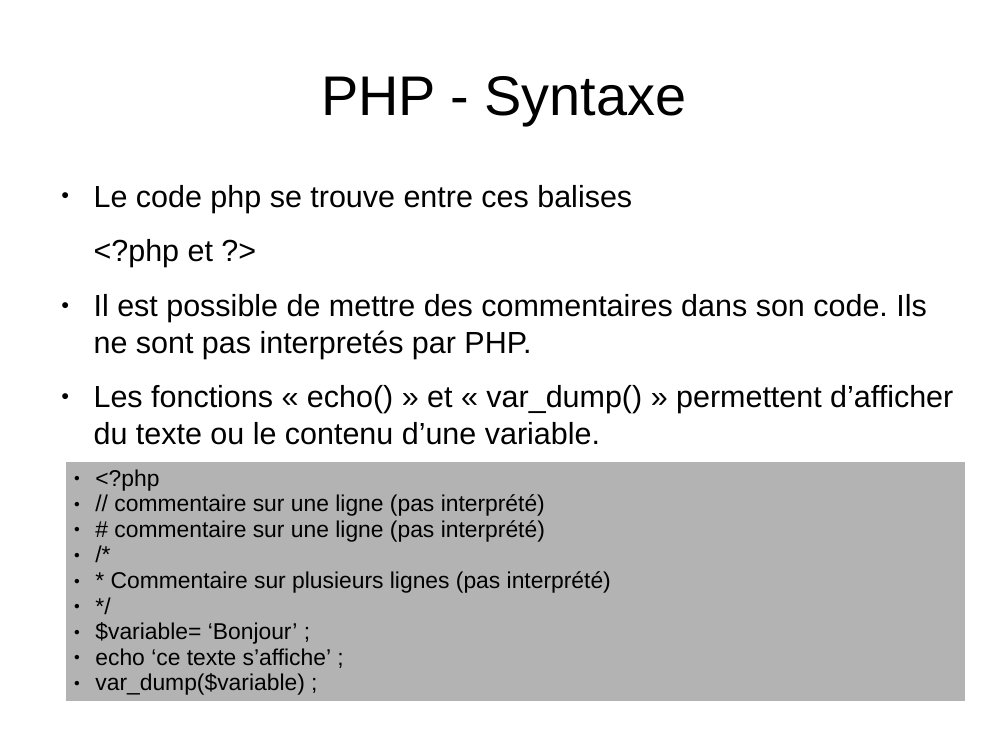
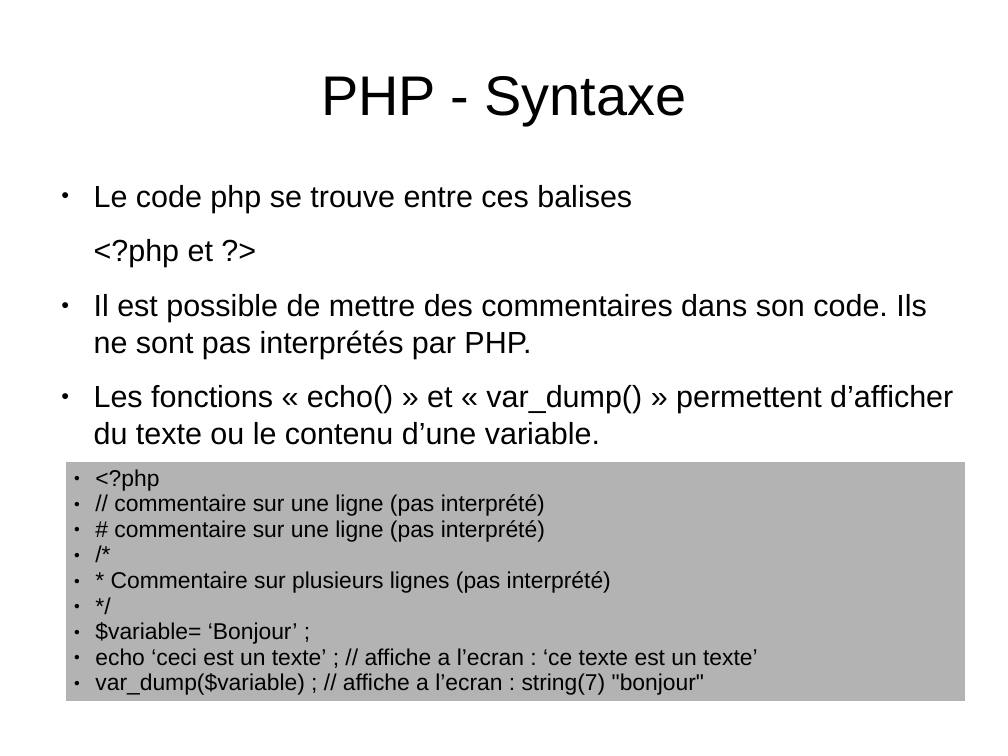
Before and after one commit to NicoM88/formation, a slide deck: slide 5 of PHP/formation.odp. Drawn at 1008x756 pixels with LibreOffice and Linux fonts; fonts in the diff are those of the drawing. Boxes give left, top, right and bottom in pixels: in the first picture for what was removed or moved away, otherwise in the second. Text is boxed around its words. In the diff, an @@ line names an element or a change of style, - is before the commit and + after.

Commit message:
Mise a jours de plusieurs slides

```diff
--- a/PHP/formation.odp
+++ b/PHP/formation.odp
@@ text at (94, 294, 926, 359): text changed @@
-● Il est possible de mettre des commentaires dans son code. Ils ne sont pas interpretés par PHP.
+● Il est possible de mettre des commentaires dans son code. Ils ne sont pas interprétés par PHP.
@@ table at (65, 461, 965, 701) @@
@@ row 1, column 1: "<?php / // commentaire sur une ligne (pas interprété) / # commentaire sur une ligne (pas interprété) / /* / * Commentaire sur plusieurs lignes (pas interprété) / */ / $variable= ‘Bonjour’ ; / echo ‘ce texte s’affiche’ ; / var_dump($variable) ;" to "<?php / // commentaire sur une ligne (pas interprété) / # commentaire sur une ligne (pas interprété) / /* / * Commentaire sur plusieurs lignes (pas interprété) / */ / $variable= ‘Bonjour’ ; / echo ‘ceci est un texte’ ; // affiche a l’ecran : ‘ce texte est un texte’ / var_dump($variable) ; // affiche a l’ecran : string(7) "bonjour"" @@
```
Also in this commit, not shown: 21 other slides changed, 2 slides added, 3 slides removed, 4 other files.
